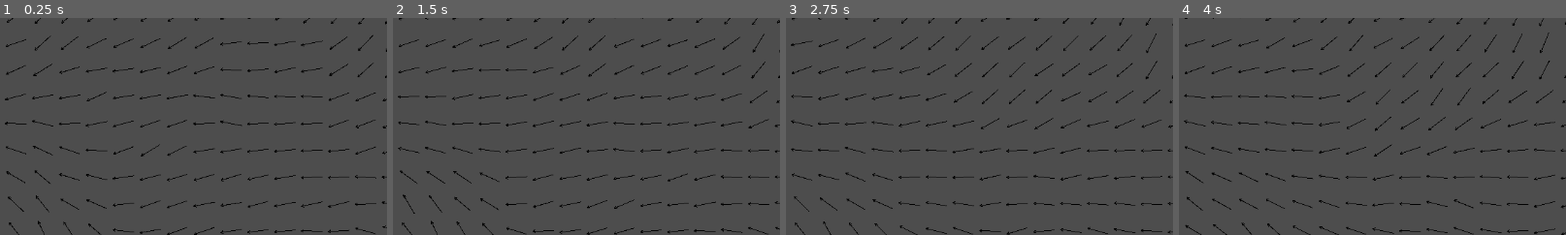
Above: before the commit, frames 1-4 (left to right).
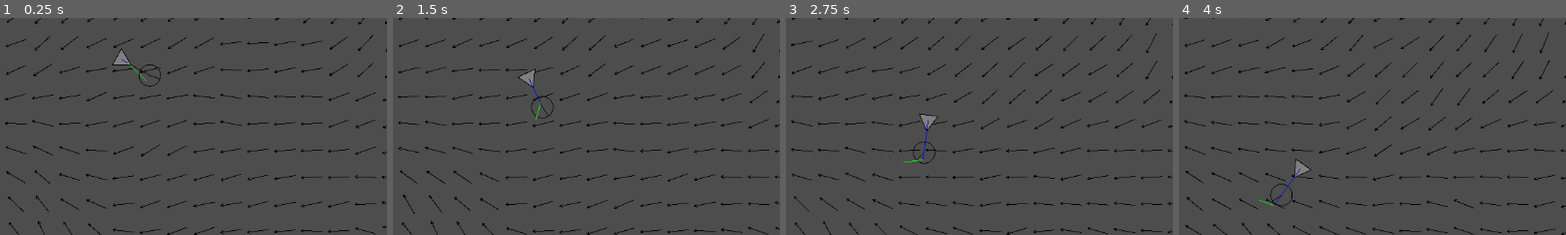
Above: after the commit, the same moments.

Repository: WSQS/godot-little-games
Game: Godot game, scene res://games/noc-flow-fields/scene/main.tscn
The game is run twice, just before and just after one commit, with the same random seed, the same clock (stepped at 60 frames per second) and the same inputs. This scene is started directly instead of the project's main scene.
Inputs (mouse positions are % of the whole screen's width and height, from its top left):
- Up to frame 1 (0.25 s): no input
- Up to frame 2 (1.5 s): tap Enter at 0.5 s; move the mouse to (72, 45) at 0.52 s; hold Right 0.53-1.28 s; click (72, 45) at 0.67 s; move the mouse to (30, 55) at 1.27 s; hold Down from 1.28 s (still down)
- Up to frame 3 (2.75 s): move the mouse to (60, 28) at 2.02 s; release Down at 2.03 s; hold Right from 2.03 s (still down)
- Up to frame 4 (4 s): move the mouse to (45, 70) at 2.77 s; release Right at 2.78 s; hold Up 2.78-3.53 s; click (45, 70) at 2.92 s; move the mouse to (80, 65) at 3.52 s; hold Left from 3.53 s (still down)
The pictures show only the part of the screen within x 34-84%, y 41-90%; the shares and areas given below are measured in that part.

The runs differ from the first frame. In frame 1, 0.3% of the frame differs, in the area x 28-42%, y 13-32%; in frame 2, 0.3%; in frame 3, 0.3%; in frame 4, 0.3%, in the area x 20-35%, y 64-87%.

Commit message:
feat(flow-fields): add vehicle movement with flow field querying
- Add query_flow function to retrieve flow vector at any position
- Create Vehicle script and node for flow-following movement
- Refactor loop iteration and move noise type initialization to _ready

Diff:
--- a/games/noc-flow-fields/scene/main.tscn
+++ b/games/noc-flow-fields/scene/main.tscn
@@ -1,6 +1,10 @@
 [gd_scene format=3 uid="uid://cnwm7p4ld2hgs"]
 
 [ext_resource type="Script" uid="uid://ckl65d3uex6lj" path="res://games/noc-flow-fields/script/flow_fields.gd" id="1_gm1r0"]
+[ext_resource type="Script" uid="uid://ltwafhqmojyv" path="res://games/noc-flow-fields/script/vehicle.gd" id="2_eiayg"]
 
 [node name="Main" type="Node2D" unique_id=277349568]
 script = ExtResource("1_gm1r0")
+
+[node name="Node2D" type="Node2D" parent="." unique_id=721191356]
+script = ExtResource("2_eiayg")
--- a/games/noc-flow-fields/script/flow_fields.gd
+++ b/games/noc-flow-fields/script/flow_fields.gd
@@ -9,30 +9,37 @@
 # Called when the node enters the scene tree for the first time.
 func _ready() -> void:
 	get_viewport().size_changed.connect(generate_field)
+	noise.noise_type = FastNoiseLite.TYPE_PERLIN
 	generate_field()
 
 func _process(delta: float) -> void:
 	time += delta * 10
 	generate_field()
-	noise.noise_type = FastNoiseLite.TYPE_PERLIN
 
 func generate_field() -> void:
 	var size = get_viewport().get_visible_rect().size
 	col = ceil(size.x / resolution)
 	row = ceil(size.y / resolution)
 	field = []
-	for c in col:
+	for c in range(col):
 		field.append([])
-		for r in row:
+		for r in range(row):
 			var n = noise.get_noise_3d(c * 10, r * 10, time)
 			var angle = remap(n, -1, 1, 0, TAU)
 			field[c].append(Vector2.from_angle(angle))
 	queue_redraw()
 
 
+func query_flow(position: Vector2) -> Vector2:
+	var index := position / resolution
+	var c = float(index.x)
+	var r = float(index.y)
+	var n = noise.get_noise_3d(c * 10, r * 10, time)
+	return Vector2.from_angle(remap(n, -1, 1, 0, TAU))
+
 func _draw() -> void:
-	for c in col:
-		for r in row:
+	for c in range(col):
+		for r in range(row):
 			var center = Vector2(c * resolution, r * resolution) + Vector2(resolution / 2, resolution / 2)
 			var dir = field[c][r]
 			var diff = dir * resolution * 0.4
--- /dev/null
+++ b/games/noc-flow-fields/script/vehicle.gd
@@ -0,0 +1,44 @@
+extends Node2D
+@onready var main: Node2D = $".."
+
+var r := 8.0
+var alpha := .0
+var v := Vector2()
+var desired:= Vector2()
+
+func _ready() -> void:
+	position = get_viewport().get_visible_rect().size / 2
+
+# Called every frame. 'delta' is the elapsed time since the previous frame.
+func _process(delta: float) -> void:
+	alpha += randf_range(-0.05, 0.05)
+	desired = Vector2(r * 6, 0) + Vector2.from_angle(alpha) * r * 2 + main.query_flow(position).rotated(-rotation) * 20
+	var f = (desired - v.rotated(-rotation)).rotated(rotation)
+	v += f * delta
+	rotation = v.angle()
+	position += v * delta
+	var size := get_viewport().get_visible_rect().size
+	if position.x > size.x:
+		position.x -= size.x
+	elif position.x < 0:
+		position.x += size.x
+	if position.y > size.y:
+		position.y -= size.y
+	elif position.y < 0:
+		position.y += size.y
+	queue_redraw()
+
+func _draw() -> void:
+	var pts = PackedVector2Array([
+		Vector2(r * 2, 0),
+		Vector2(-r, -r * sqrt(3)),
+		Vector2(-r, r * sqrt(3))
+	])
+	draw_colored_polygon(pts, Color(0.5, 0.5, 0.5))
+	pts.append(pts[0])
+	draw_polyline(pts, Color.BLACK, 1.0)
+	draw_line(pts[0], pts[0] * 3, Color.BLACK)
+	draw_circle(pts[0] * 3, r * 2, Color.BLACK, false)
+	draw_line(pts[0] * 3, pts[0] * 3 + Vector2.from_angle(alpha) * r * 2, Color.BLACK)
+	draw_line(Vector2(), v.rotated(-rotation), Color.BLUE)
+	draw_line(v.rotated(-rotation), desired, Color.GREEN)
Not shown, added: games/noc-flow-fields/script/vehicle.gd.uid
